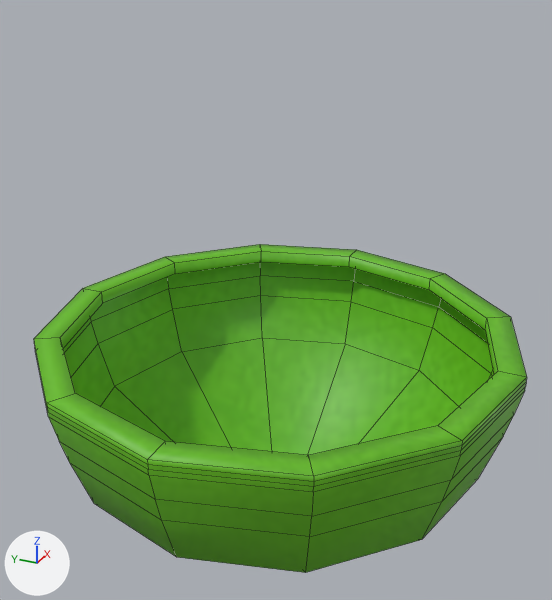
A saved change to the Blender file assets/models/charisma-lid.blend.
Camera for both pictures: a 50 mm camera at (-0.686, -0.305, 0.361) aimed at (0.001, 0.004, 0.018). Lighting does not change. The marker at lower left points along +X, +Y and +Z. Mesh edges are drawn as thin lines.

The older version as bpy lines, for what is in view:
```python
me_lid_002 = bpy.data.meshes.new('Lid.002')
me_lid_002.from_pydata(...)  # 121 vertices, 120 faces; spans x -0.262..0.262, y -0.262..0.262, z -0.272..-0.014
me_lid_002.polygons.foreach_set('use_smooth', [True] * 120)
me_lid_002.materials.append(mat_charisma_skin_jpg)  # picture img_charisma_skin_jpg
ob_cylinder = bpy.data.objects.new('Cylinder', me_lid_002)
ob_cylinder.location = (0.0, 0.0, 0.0)
```
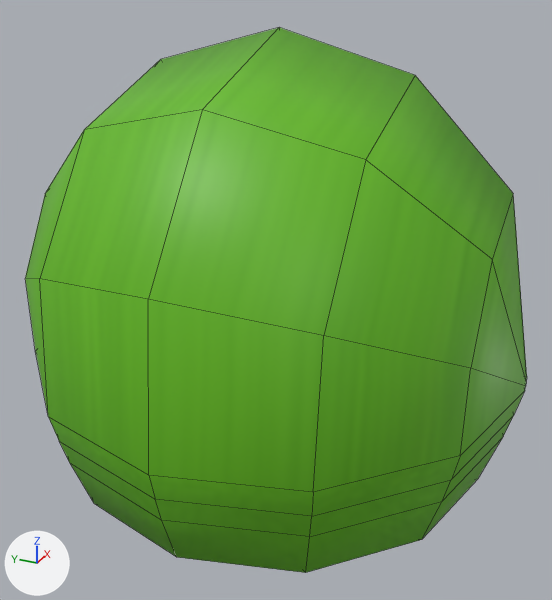
The newer file adds a shape key; the second version is drawn at full value of the shape key 'LowerCloseFull' of 'Cylinder', and the change is written as the vertex moves it makes.

What differs and where, as boxes [x1, y1, x2, y2] in the pictures (552 x 600 px; the box of a moved part takes in the faces that stretch with it):
'Cylinder', reshaped (66% taller): before [34, 244, 527, 573]; after [25, 27, 527, 573]
part 1 of me_lid_002, moved or reshaped: before [34, 288, 527, 489]; after [25, 27, 527, 489]

The change in detail:
me_lid_002 is used by ob_cylinder; location (0.0, 0.0, 0.0).
me_lid_002 had 121 vertices, 120 faces and spanned x -0.262..0.262, y -0.262..0.262, z -0.272..-0.014.
me_lid_002 now has 121 vertices, 120 faces and spans x -0.262..0.262, y -0.262..0.262, z -0.272..0.296.
me_lid_002 part 1: 20 of 121 vertices moved; they spanned x -0.262..-0.117, y -0.227..0.227, z -0.025..-0.014 and now span x -0.244..0.0, y -0.227..0.227, z 0.055..0.296; mean shift (0.115, 0.0, 0.197); largest move (-0.262, 0.0, -0.014) -> (0.0, 0.0, 0.296).
